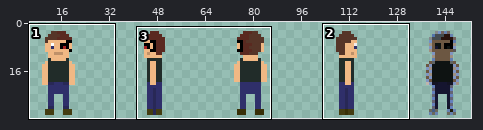
Sprite sheet -- assets/characters/player-invisible-game.png. The picture above shows the old version from afar; the outline marks the close-up.
Close-up. Before:
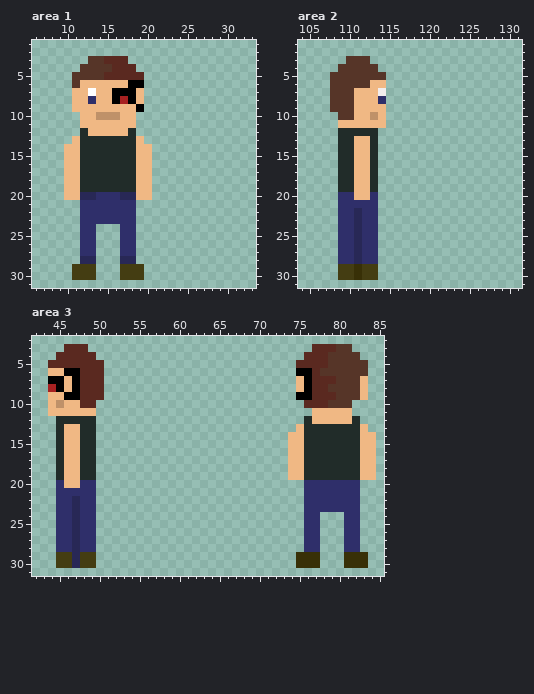
The file is 160x32 pixels. Colours within 5 levels of each other are drawn and written as one. Shown: area 1: x 6..33, y 1..31; area 2: x 104..131, y 1..31; area 3: x 42..85, y 2..31. The wide view leaves out empty margins.
New version:
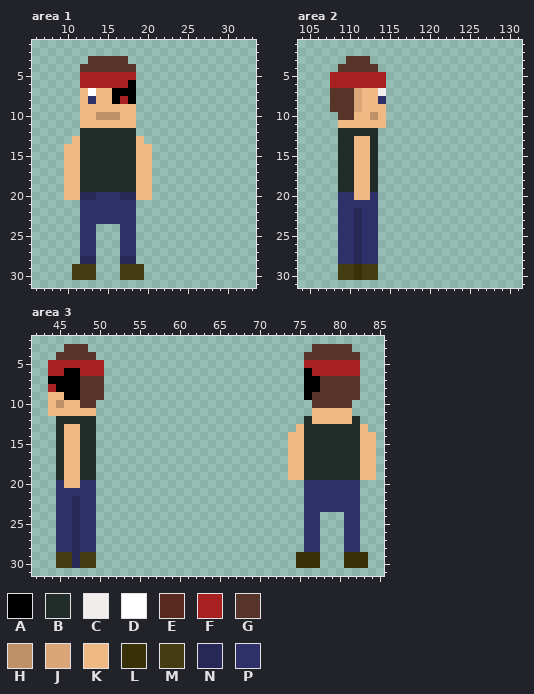
Palette (. is transparent): A #000000  B #212c29  C #f2eded  D #ffffff  E #5a2920  F #a72121  G #563528  H #bf9169  J #daa678  K #f0b884  L #383007  M #443d12  N #282856  P #2f2f6a
From old to new:
Area 1:
The edit turns colour K into colour B in row 12 at x 13 to 17.
The edit turns colour E into colour F in row 5 at x 15 to 18.
The edit turns colour G into colour F in row 5 at x 12 to 14.
The edit turns colour K into colour F in row 6 at x 12 to 17.
The edit turns colour E into colour G in row 3 at x 15 to 17; in row 4 at x 16 to 18.
Colour A is gone in row 6 at x 19; in row 9 at x 19.
Colour E is gone in row 5 at x 19.
Colour G is gone in rows 5 to 6 at x 11.
Colour K is gone in rows 7 to 8 at x 11 and 19; in row 9 at x 11.
Area 2:
The edit turns colour G into colour F in row 5 at x 108 to 114; in row 6 at x 108 to 112.
The edit turns colour K into colour F in row 6 at x 113 to 114.
The edit turns colour K into colour J in rows 7 to 9 at x 111.
Area 3:
The edit turns colour E into colour A in rows 7 to 8 at x 77.
The edit turns colour K into colour A in rows 7 to 8 at x 46.
The edit turns colour E into colour F in row 5 at x 44 to 50 and 76 to 78; in row 6 at x 48 to 50 and 77.
The edit turns colour G into colour F in row 5 at x 79 to 82; in row 6 at x 78 to 82.
The edit turns colour K into colour F in row 6 at x 44 to 45.
The edit turns colour E into colour G in row 3 at x 46 to 48 and 77 to 79; in row 4 at x 45 to 49 and 76 to 78; in row 7 at x 48 to 50 and 78 to 79; in row 8 at x 48 to 50 and 78; in row 9 at x 48 to 50 and 77 to 79; in row 10 at x 48 to 49 and 77 to 78.
Colour A is gone in row 6 at x 75; in row 9 at x 75.
Colour E is gone in row 5 at x 75; in row 10 at x 76.
Colour G is gone in rows 5 to 6 at x 83.
Colour K is gone in rows 7 to 8 at x 75 and 83; in row 9 at x 83.
Where, in picture pixels (left, top, right, bottom), the same in both close-ups:
changed: (72, 56, 144, 136)
changed: (330, 72, 386, 112)
changed: (48, 344, 104, 408)
changed: (296, 344, 368, 408)
